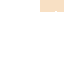
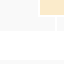
Revision of a layered 64 × 64 image; what changed, layer by layer:
removed layer "矩形 5" over [0, 0, 64, 64]
added layer "矩形 2" over [0, 0, 64, 64]
